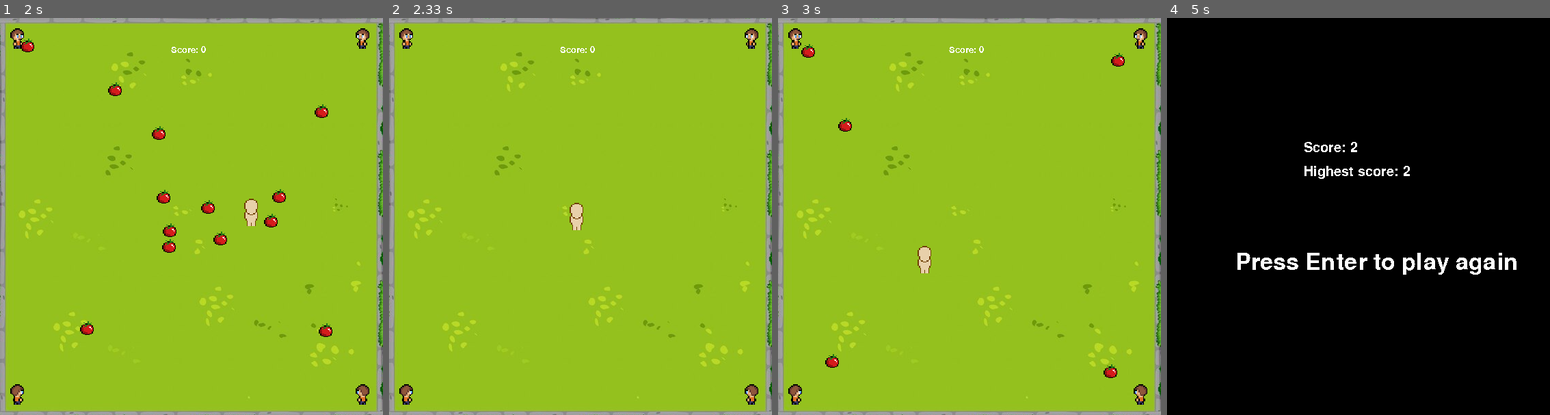
Above: before the commit, frames 1-4 (left to right).
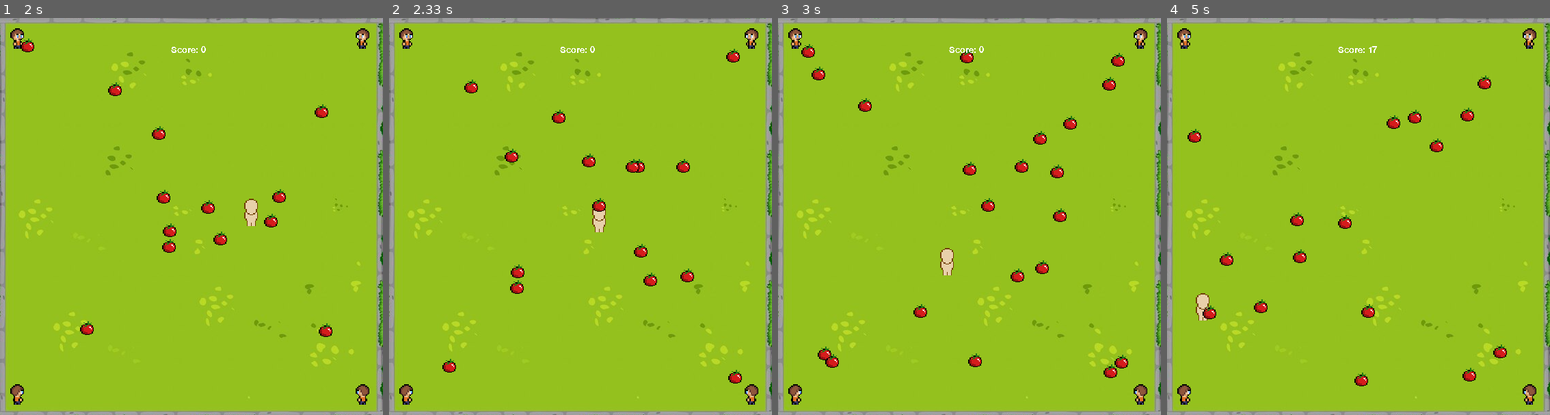
Above: after the commit, the same moments.

Repository: DeibyKwl/Reinforcement_Learning_Py_Game
Game: pygame game, started from RL_game_version.py
Same seed, same stepped clock (60 frames per second), same inputs: the game is played once before the commit and once after it.
Inputs:
- Up to frame 1 (2 s): hold D 0.33-0.8 s; hold W 0.83-1.13 s; tap Z at 0.9, 1.23, 1.53, 1.73 s; tap E at 0.98 s; hold D 1.17-1.63 s; tap C at 1.32 s; hold A from 1.67 s (still down)
- Up to frame 2 (2.33 s): tap Z at 2.03 s; release A at 2.2 s; tap Enter at 2.23 s
- Up to frame 3 (3 s): hold S 2.57-2.87 s; tap Z at 2.63, 2.97 s; tap C at 2.72 s; hold A from 2.9 s (still down)
- Up to frame 4 (5 s): tap Z at 3.27, 3.4, 3.8, 4.1, 4.47, 4.87 s; release A at 3.3 s; hold W 3.33-3.7 s; tap E at 3.48, 4.95 s; hold A 3.73-4.37 s; tap C at 3.88 s; hold S 4.4-4.77 s; hold A from 4.8 s (still down)

Frame 1 is identical in both runs. In frame 2, 1.7% of the frame differs, in the area x 13-93%, y 7-93%; in frame 3, 2.0%; in frame 4, 99%, in the area x 0-100%, y 0-100%.

Commit message:
Update RL_game_version.py

Diff:
--- a/RL_game_version.py
+++ b/RL_game_version.py
@@ -80,8 +80,8 @@
         self.rect.x += (int(self.dx))
         self.rect.y += (int(self.dy))
 
-        if self.player_instance.rect.colliderect(self.rect):
-            game_over = True
+        #if self.player_instance.rect.colliderect(self.rect):
+        #    game_over = True
 
         self.destroy()
         return game_over
@@ -207,7 +207,6 @@
         player.draw(screen)
         player.update(player_dir)
 
-
         #Enemy
         screen.blit(enemy_up_left, enemy_up_left_rect)
         screen.blit(enemy_up_right, enemy_up_right_rect)
@@ -216,6 +215,16 @@
 
         tomato.draw(screen)
         tomato.update()
+
+        tomato_pos = []
+        for tomatoes in tomato.sprites():
+            tomato_pos.extend([tomatoes.rect.x, tomatoes.rect.y])
+
+        if len(tomato) < 100:
+            zeros_to_fill = (100 - len(tomato)) * 2
+            tomato_pos.extend([0] * zeros_to_fill)
+
+        print(tomato_pos)
 
 
         # Score
